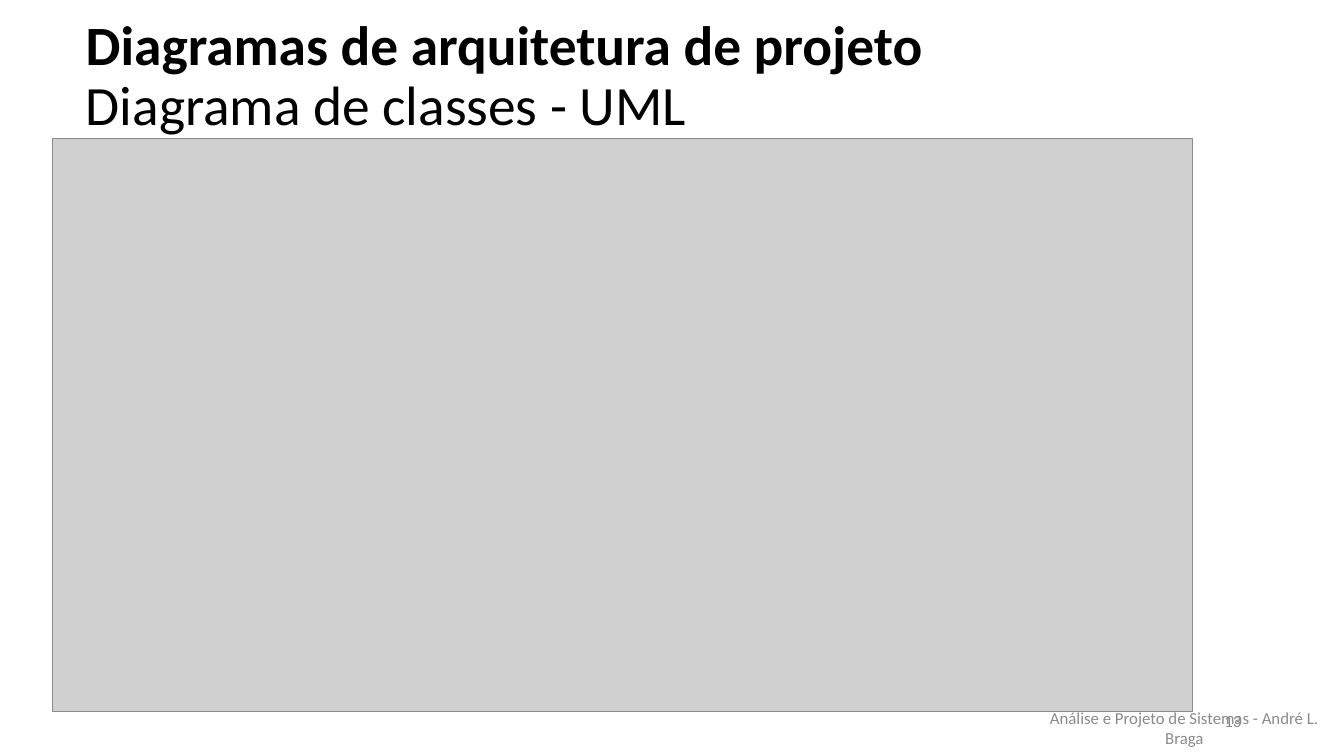
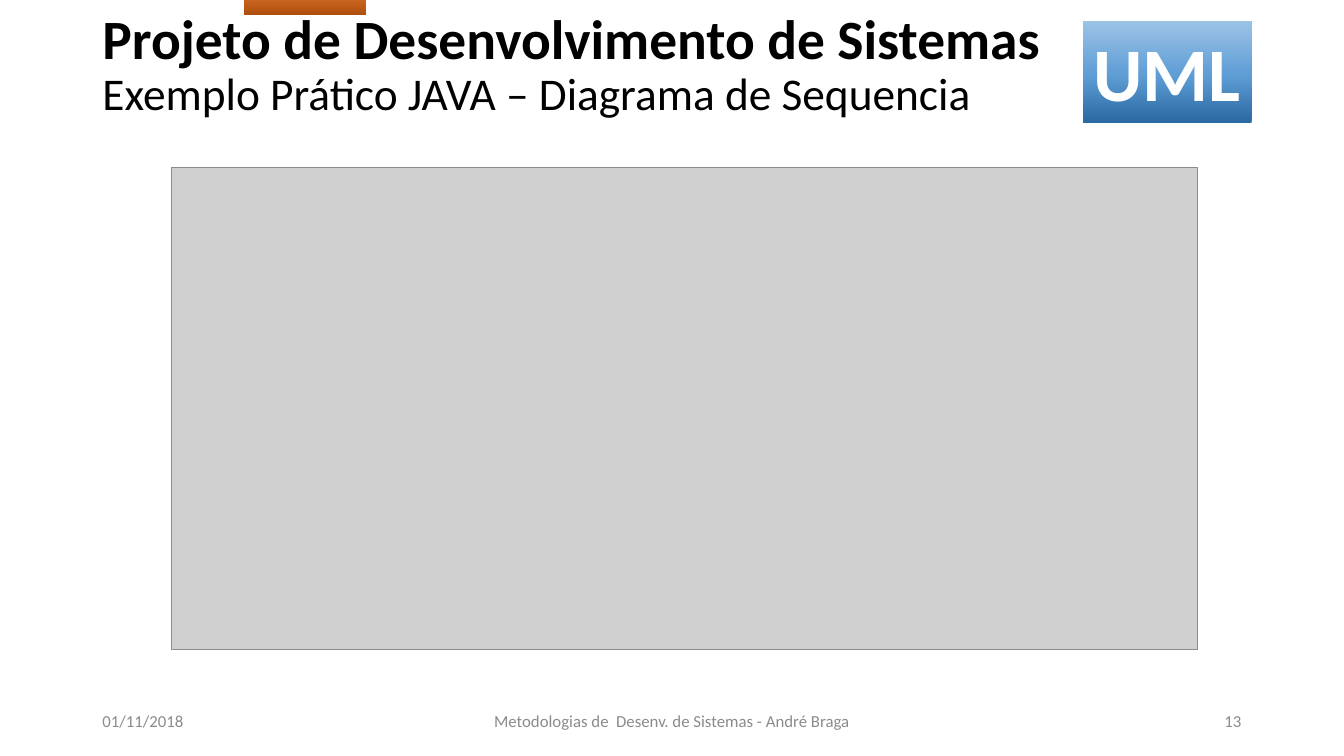
Before and after one commit to LeoCaronezi/CURSOS, a slide deck: slide 13 of Metodologias de Desenvolvimento de Sistemas/CCT0431 - METE DES DE SIST_Aula_04_2018_02 .pptx. Drawn at 1344x756 pixels with LibreOffice and Linux fonts; fonts in the diff are those of the drawing; grey boxes stand for pictures. Boxes give left, top, right and bottom in pixels: in the first picture for what was removed or moved away, otherwise in the second. Text is boxed around its words. In the diff, an @@ line names an element or a change of style, - is before the commit and + after.

Commit message:
Met Desenvolvimento de Sistemas

```diff
--- a/Metodologias de Desenvolvimento de Sistemas/CCT0431 - METE DES DE SIST_Aula_04_2018_02 .pptx
+++ b/Metodologias de Desenvolvimento de Sistemas/CCT0431 - METE DES DE SIST_Aula_04_2018_02 .pptx
@@ title at (102, 12, 1039, 118): text changed; size 39.6 to 32.4 pt; bold off @@
-Diagramas de arquitetura de projeto
-Diagrama de classes - UML
+Projeto de Desenvolvimento de Sistemas
+Exemplo Prático JAVA – Diagrama de Sequencia
@@ rectangle added at (244, 0, 367, 15), fill gradient #B0500F to #EE8137 to #F4B183, 36 pt, text #FFFFFF, bold @@
+JAVA
@@ rectangle added at (1084, 21, 1252, 123), fill gradient #2A69A2 to #609ED6 to #9DC3E6, 54 pt, text #FFFFFF, bold @@
+UML
@@ picture: place and size @@
-picture at (52, 138, 1193, 712)
+picture at (172, 167, 1199, 649)
@@ text added at (102, 715, 183, 728), 12 pt, text #8C8C8C @@
+01/11/2018
@@ text at (494, 715, 849, 730): text changed @@
-Análise e Projeto de Sistemas - André L. Braga
+Metodologias de Desenv. de Sistemas - André Braga
```
Also in this commit, not shown: 10 other slides changed, 13 slides added, 2 slides removed, 1 other file.
